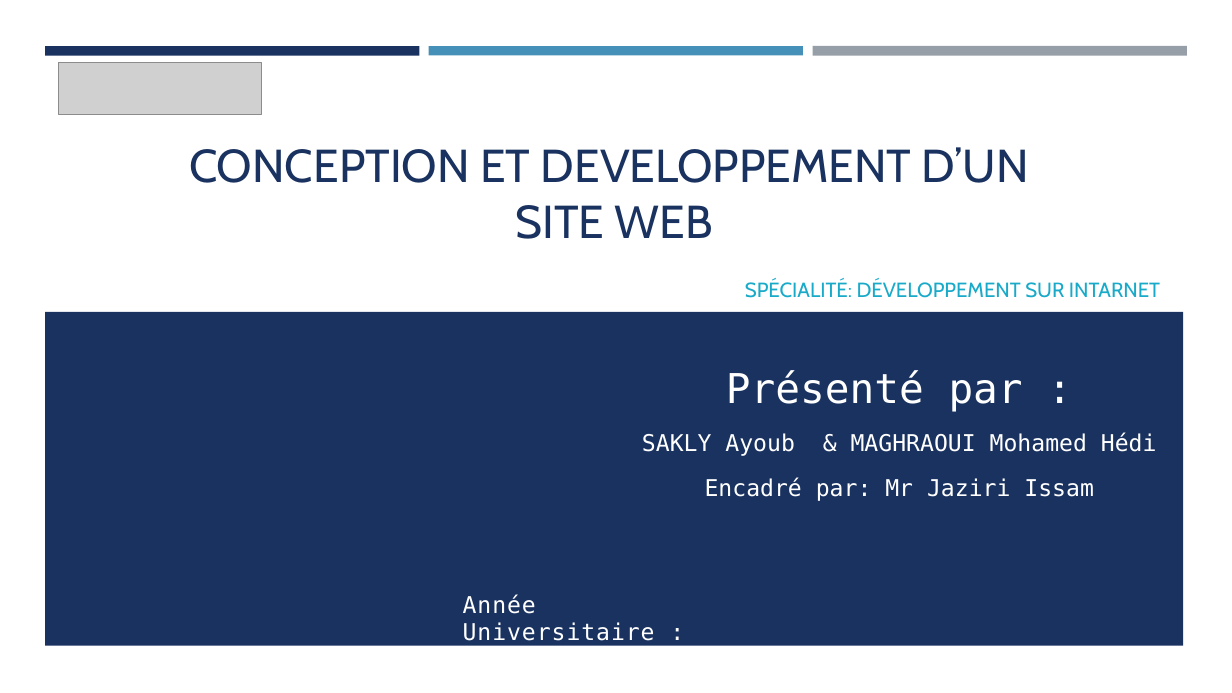
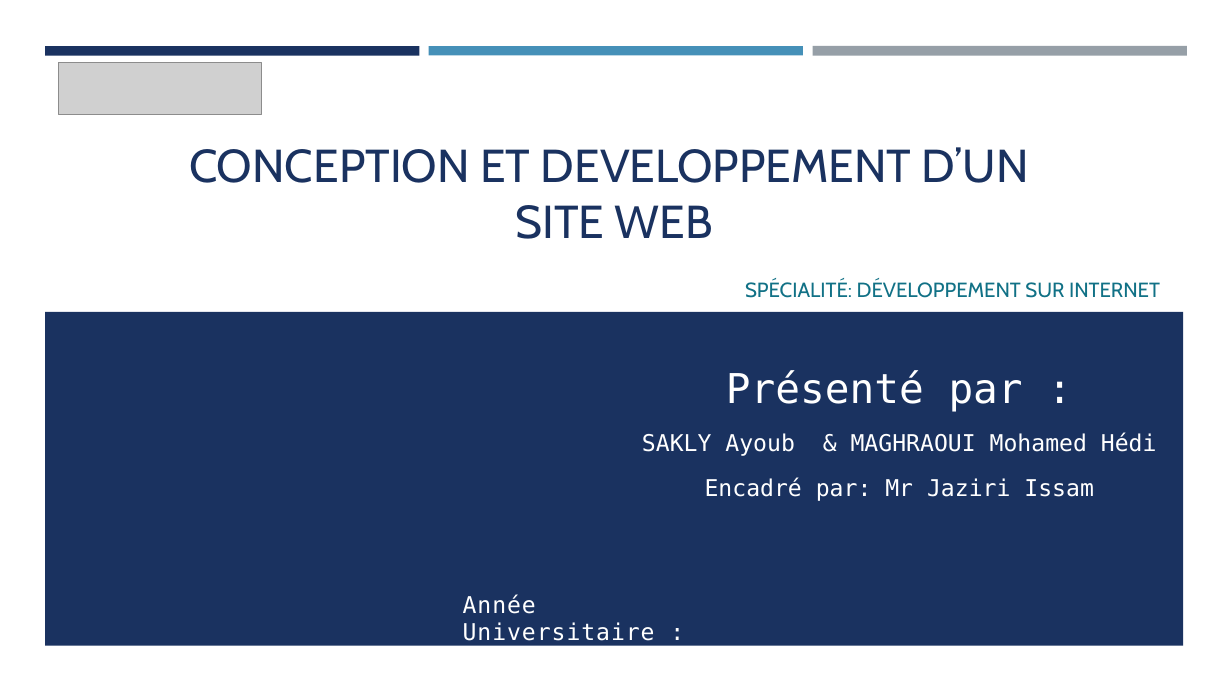
Before and after one commit to saklyayoub/bonchoix.net, a slide deck: slide 1 of global/Présentation.pptx. Drawn at 1232x693 pixels with LibreOffice and Linux fonts; fonts in the diff are those of the drawing; grey boxes stand for pictures. Boxes give left, top, right and bottom in pixels: in the first picture for what was removed or moved away, otherwise in the second. Text is boxed around its words. In the diff, an @@ line names an element or a change of style, - is before the commit and + after.

```diff
--- a/global/Présentation.pptx
+++ b/global/Présentation.pptx
@@ subtitle at (745,280,1160,298): text changed; text colour #19AAC9 to #117186 @@
-SPÉCIALITÉ: DÉVELOPPEMENT SUR INTARNET
+SPÉCIALITÉ: DÉVELOPPEMENT SUR INTERNET
```
Also in this commit, not shown: 11 other slides changed, 3 slides added, 11 slides removed.
